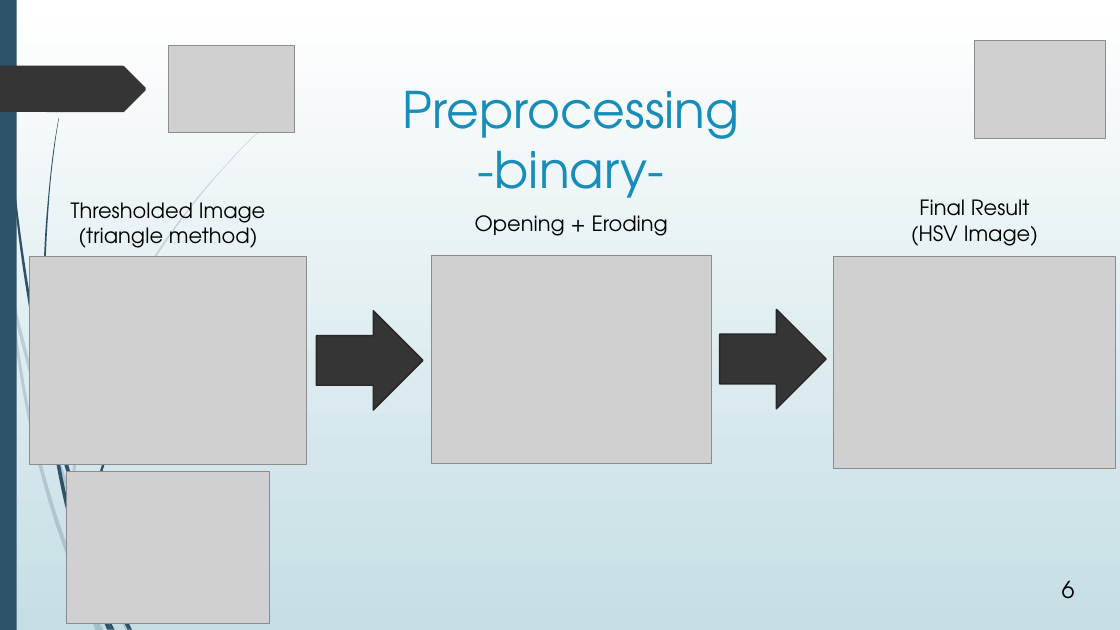
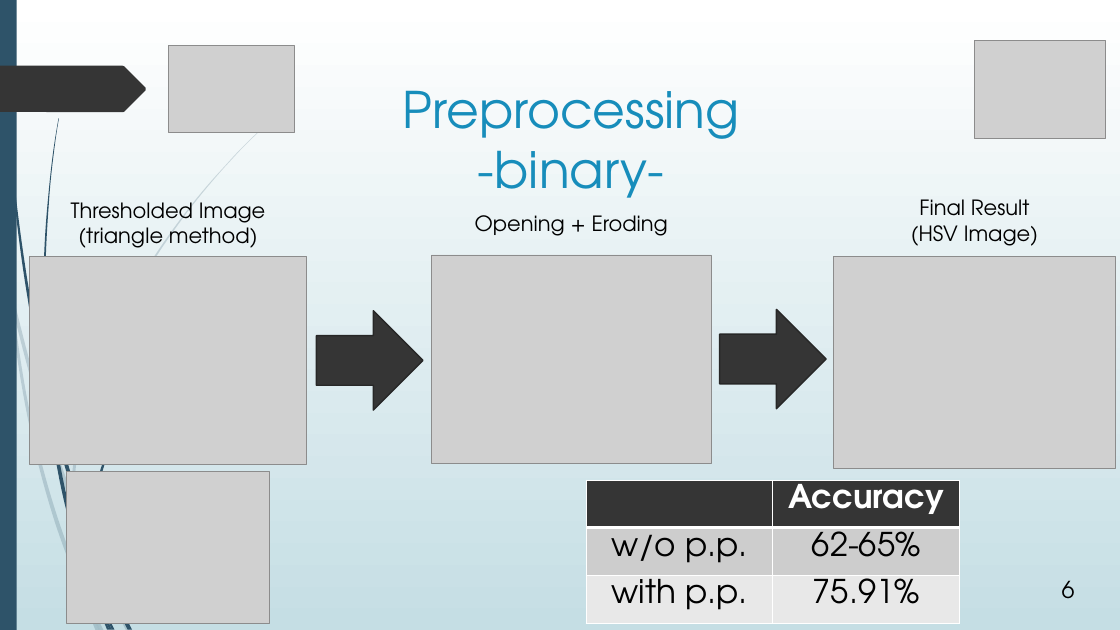
Before and after one commit to avasile96/CAD, a slide deck: slide 6 of Presentation_updated.pptx. Drawn at 1120x630 pixels with LibreOffice and Linux fonts; fonts in the diff are those of the drawing; grey boxes stand for pictures. Boxes give left, top, right and bottom in pixels: in the first picture for what was removed or moved away, otherwise in the second. Text is boxed around its words. In the diff, an @@ line names an element or a change of style, - is before the commit and + after.

```diff
--- a/Presentation_updated.pptx
+++ b/Presentation_updated.pptx
@@ table added at (586,481,960,623), 3 rows, 2 columns @@
+ | Accuracy
+w/o p.p. | 62-65%
+with p.p. | 75.91%
```
Also in this commit, not shown: 1 other slide changed, 2 slides added.
